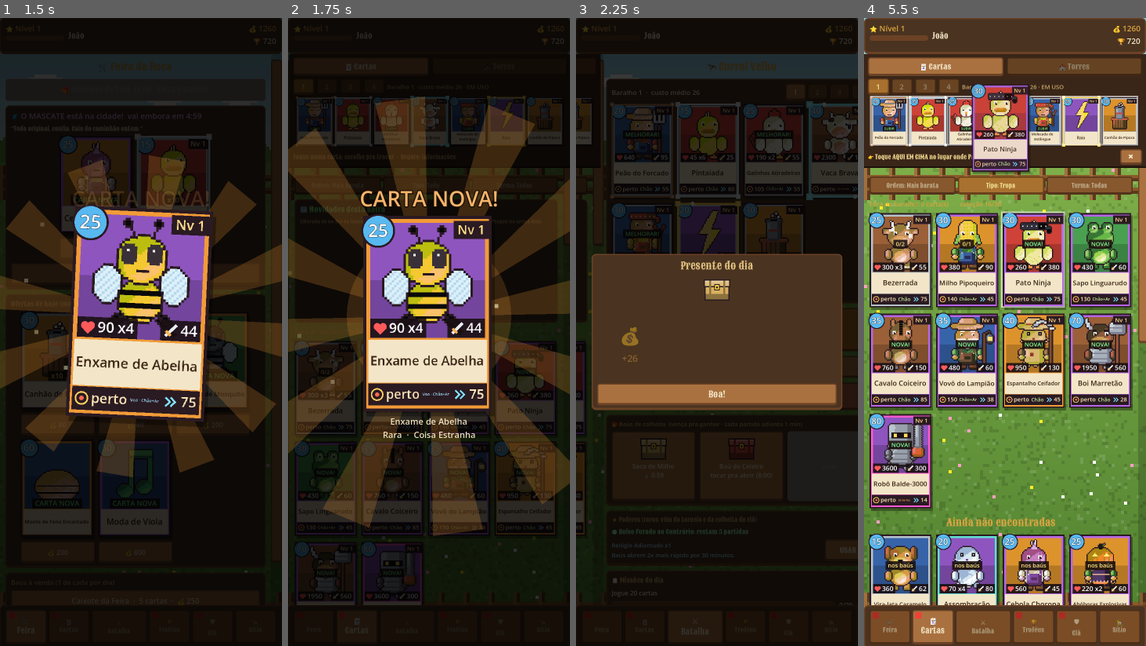
Above: before the commit, frames 1-4 (left to right).
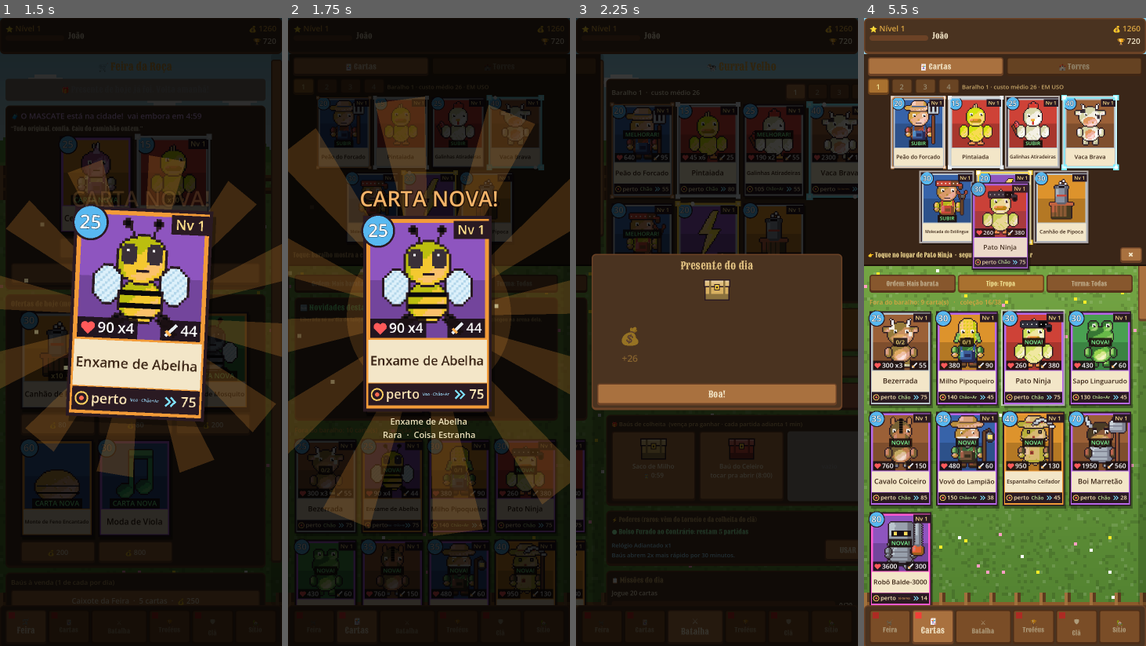
Above: after the commit, the same moments.

Repository: Generadevde/farmarena
Game: Godot game, scene res://ci/shot.tscn
The game is run twice, just before and just after one commit, with the same random seed, the same clock (stepped at 60 frames per second) and the same inputs. This scene is started directly instead of the project's main scene. The engine's default icon, where the game draws it, is replaced by a stand-in: a white triangle on a blue panel in a dark square.
Inputs:
- Up to frame 1 (1.5 s): click "1" at 0.5 s; click "🎁 Presente do dia -- PEGAR!" at 1.25 s
- Up to frame 2 (1.75 s): no input
- Up to frame 3 (2.25 s): click "Ordem: Mais barata" at 2 s
- Up to frame 4 (5.5 s): click "1" at 2.75 s; click "200 pts Saco de Milho" at 3.5 s; click "🎬 Replays salvos" at 4.25 s; click "Tipo: Tudo" at 5 s

Frame 1 is identical in both runs. In frame 2, 13% of the frame differs, in the area x 1-98%, y 12-94%; in frame 3, 1.3%; in frame 4, 65%, in the area x 0-100%, y 10-94%.

Commit message:
Baralho maior na doca, toque no baralho abre informações, comparar duas cartas, prêmio pendente aparece na hora
- Doca com as cartas do baralho maiores, em duas linhas.
- Tocar numa carta do baralho abre as informações direto.
- Com uma carta escolhida, segurar outra compara as duas lado a lado.
- Prêmio que ficava esperando até a próxima partida agora aparece ao fechar a janela.

Co-Authored-By: Claude Fable 5.2 <noreply@anthropic.com>
Claude-Session: https://claude.ai/code/session_01F2c9wwKpd4XWAaAeM55Dzi

Diff:
--- a/Scripts/hub.gd
+++ b/Scripts/hub.gd
@@ -227,6 +227,8 @@
 			if is_instance_valid(pair[0]):
 				pair[0].text = pair[1].call()
 		_check_chest_ready()
+		if !Progresso.d["pending"].is_empty():
+			_show_pending()
 	_clan_timer += delta
 	if _clan_timer >= 5.0:
 		_clan_timer = 0.0
@@ -817,27 +819,29 @@
 			var ub = _button("Usar este", _pick_active_deck.bind(_deck_slot), 15)
 			ub.custom_minimum_size.y = 42
 			head.add_child(ub)
-		var row = HBoxContainer.new()
-		row.alignment = BoxContainer.ALIGNMENT_CENTER
-		row.add_theme_constant_override("separation", 4)
-		col.add_child(row)
 		var deck = Progresso.deck_cards(_deck_slot)
+		var row: HBoxContainer = null
 		for i in deck.size():
-			var cv = CardView.make(deck[i], 94)
+			if i % 4 == 0:
+				row = HBoxContainer.new()
+				row.alignment = BoxContainer.ALIGNMENT_CENTER
+				row.add_theme_constant_override("separation", 8)
+				col.add_child(row)
+			var cv = CardView.make(deck[i], 138)
 			if Progresso.can_upgrade(deck[i]):
 				cv.badge = "SUBIR"
 				cv.badge_color = Color(0.5, 1, 0.6)
 			cv.set_selected(_pending_card != null or _pending_index == i)
 			cv.tapped.connect(_on_deck_slot_tapped.bind(i))
-			cv.held.connect(_show_card_popup.bind(i))
+			cv.held.connect(_on_card_held.bind(i))
 			row.add_child(cv)
 			_drop_targets.append([cv, i])
 		var hint_row = HBoxContainer.new()
 		col.add_child(hint_row)
-		var hint = "Toque numa carta: escolhe pra trocar  ·  Segure: informações"
+		var hint = "Toque: baralho mostra a carta, coleção escolhe  ·  Segure: informações"
 		var active = false
 		if _pending_card != null:
-			hint = "👉 Toque AQUI EM CIMA no lugar onde %s entra" % _pending_card.card_name
+			hint = "👉 Toque no lugar de %s  ·  segure outra pra comparar" % _pending_card.card_name
 			active = true
 		elif _pending_index != -1 and _pending_index < deck.size():
 			hint = "👉 Toque na carta da coleção que entra no lugar de %s" % deck[_pending_index].card_name
@@ -1028,7 +1032,7 @@
 	else:
 		# toque = escolhe pra trocar (o baralho está sempre em cima); segurar = informações
 		v.tapped.connect(_on_collection_tapped)
-		v.held.connect(_show_card_popup)
+		v.held.connect(_on_card_held)
 		_col_views[c] = v
 	return v
 
@@ -1122,13 +1126,11 @@
 		_cancel_placing()
 		_queue_refresh()
 		return
-	if _pending_index == index:
+	if _pending_index != -1:
 		_clear_selection()
 		return
-	# toque numa carta do baralho = escolhe ELA pra sair; depois toque na que entra
-	_pending_index = index
-	Sfx.play("carta")
-	_refresh_selection()
+	# toque numa carta do baralho = informações na hora (lá tem Evoluir e Trocar)
+	_show_card_popup(_card, index)
 
 
 func _on_collection_tapped(card: CardData):
@@ -1180,7 +1182,11 @@
 func _close(v: Node):
 	var overlay = v.get_meta("overlay")
 	if is_instance_valid(overlay):
+		overlay.remove_from_group("hub_popup")
 		overlay.queue_free()
+	# fechou uma janela: se ficou prêmio esperando (ex.: subiu de nível ao
+	# evoluir uma carta), mostra agora -- antes só aparecia depois da próxima partida
+	_show_pending.call_deferred()
 
 
 const ABILITY_HELP = {
@@ -1482,6 +1488,126 @@
 	var back_b = _button("Voltar", _close.bind(v), 20)
 	back_b.size_flags_horizontal = Control.SIZE_EXPAND_FILL
 	btn_row.add_child(back_b)
+
+
+## segurar uma carta: informações. Se já tem OUTRA carta escolhida, compara as duas.
+func _on_card_held(card: CardData, deck_index: int = -1):
+	var other: CardData = _pending_card
+	if other == null and _pending_index != -1:
+		var deck = Progresso.deck_cards(_deck_slot)
+		if _pending_index < deck.size():
+			other = deck[_pending_index]
+	if other != null and other != card:
+		_show_compare(other, card)
+	else:
+		_show_card_popup(card, deck_index)
+
+
+## números de uma carta pra comparação: nome -> [texto, valor (ou null), maior é melhor?]
+func _compare_values(c: CardData) -> Dictionary:
+	var lv = Progresso.level(c)
+	var mult = PlayerProfile.compute_stat_multiplier(lv)
+	var out: Dictionary = {}
+	out["Custo"] = [str(c.cost), float(c.cost), false]
+	out["Nível"] = [str(lv) if Progresso.is_owned(c) else "não tem", float(lv), true]
+	out["Raridade"] = [Catalogo.RARITY_NAMES[Catalogo.rarity_of(c)], float(Catalogo.rarity_of(c)), true]
+	if c.is_spell():
+		var sp: SpellData = c.spell_data
+		out["Tipo"] = ["Feitiço", null, true]
+		if sp.damage > 0:
+			out["Dano"] = [str(int(round(sp.damage * mult))), sp.damage * mult, true]
+		if sp.heal_amount > 0:
+			out["Cura"] = [str(int(round(sp.heal_amount * mult))), sp.heal_amount * mult, true]
+		if sp.shield_amount > 0:
+			out["Escudo"] = [str(int(round(sp.shield_amount * mult))), sp.shield_amount * mult, true]
+		out["Raio"] = [str(int(sp.radius)), sp.radius, true]
+		if sp.duration > 0:
+			out["Duração"] = ["%.1fs" % sp.duration, sp.duration, true]
+	else:
+		var st: UnitData = DeckBuilder.get_unit_stats(c)
+		if st != null:
+			var kind = "Terrestre"
+			if st.unit_type == UnitData.UnitType.AIR:
+				kind = "Voador"
+			elif st.unit_type == UnitData.UnitType.BUILDING:
+				kind = "Construção"
+			out["Tipo"] = [kind, null, true]
+			out["Vida"] = [str(int(round(st.hp * mult))) + (" x%d" % st.unit_count if st.unit_count > 1 else ""), st.hp * mult * st.unit_count, true]
+			if st.damage > 0:
+				out["Dano"] = [str(int(round(st.damage * mult))), st.damage * mult, true]
+				if st.attack_speed > 0:
+					var dps = st.damage * mult / st.attack_speed * st.unit_count
+					out["Dano por segundo"] = [str(int(round(dps))), dps, true]
+					out["Vel. de ataque"] = ["%.1fs" % st.attack_speed, st.attack_speed, false]
+				out["Alcance"] = [str(int(st.attack_range)) if st.is_ranged else "Corpo a corpo", st.attack_range if st.is_ranged else 0.0, true]
+			if st.move_speed > 0:
+				out["Velocidade"] = ["%s (%d)" % [_speed_name(st.move_speed), int(st.move_speed)], st.move_speed, true]
+			var targets = "Chão"
+			match st.target_type:
+				UnitData.TargetType.BUILDING:
+					targets = "Só torres"
+				UnitData.TargetType.ALL:
+					targets = "Chão e ar"
+				UnitData.TargetType.AIR:
+					targets = "Só ar"
+			out["Alvos"] = [targets if st.damage > 0 else "-", null, true]
+	var skills = Catalogo.abilities(c)
+	out["Habilidades"] = [", ".join(skills) if !skills.is_empty() else "nenhuma", null, true]
+	return out
+
+
+func _show_compare(a: CardData, b: CardData):
+	var v = _popup(680)
+	v.add_child(_title("⚖ Comparar"))
+	var top = HBoxContainer.new()
+	top.alignment = BoxContainer.ALIGNMENT_CENTER
+	top.add_theme_constant_override("separation", 40)
+	v.add_child(top)
+	for c in [a, b]:
+		var cv = CardView.make(c, 210, true)
+		cv.locked = false
+		cv.show_level = Progresso.is_owned(c)
+		cv.tapped.connect(_show_card_popup)
+		top.add_child(cv)
+	var va = _compare_values(a)
+	var vb = _compare_values(b)
+	var order = ["Custo", "Nível", "Raridade", "Tipo", "Vida", "Dano", "Dano por segundo", "Vel. de ataque", "Alcance", "Velocidade", "Alvos", "Cura", "Escudo", "Raio", "Duração", "Habilidades"]
+	var table = GridContainer.new()
+	table.columns = 3
+	table.add_theme_constant_override("h_separation", 8)
+	table.add_theme_constant_override("v_separation", 4)
+	table.size_flags_horizontal = Control.SIZE_SHRINK_CENTER
+	v.add_child(table)
+	var green = Color(0.5, 1.0, 0.55)
+	for key in order:
+		if !va.has(key) and !vb.has(key):
+			continue
+		var ea: Array = va.get(key, ["-", null, true])
+		var eb: Array = vb.get(key, ["-", null, true])
+		var col_a = ThemeBuilder.COLOR_CREAM
+		var col_b = ThemeBuilder.COLOR_CREAM
+		if ea[1] != null and eb[1] != null and !is_equal_approx(float(ea[1]), float(eb[1])) and key != "Nível" and key != "Raridade":
+			var a_better = (float(ea[1]) > float(eb[1])) == bool(ea[2])
+			if a_better:
+				col_a = green
+			else:
+				col_b = green
+		var la = _wrap(str(ea[0]), 17, col_a)
+		la.custom_minimum_size.x = 230
+		la.horizontal_alignment = HORIZONTAL_ALIGNMENT_RIGHT
+		la.add_theme_font_override("font", ThemeDB.fallback_font)
+		table.add_child(la)
+		var lk = _label(key, 13, ThemeBuilder.COLOR_STAT_LABEL)
+		lk.custom_minimum_size.x = 150
+		lk.horizontal_alignment = HORIZONTAL_ALIGNMENT_CENTER
+		lk.add_theme_font_override("font", ThemeDB.fallback_font)
+		table.add_child(lk)
+		var lb = _wrap(str(eb[0]), 17, col_b)
+		lb.custom_minimum_size.x = 230
+		lb.add_theme_font_override("font", ThemeDB.fallback_font)
+		table.add_child(lb)
+	v.add_child(_label("Em verde: o melhor número de cada linha.", 13, ThemeBuilder.COLOR_STAT_LABEL))
+	v.add_child(_button("Voltar", _close.bind(v), 20))
 
 
 func _begin_swap(index: int, popup_box: Node):
--- a/ci/shot.gd
+++ b/ci/shot.gd
@@ -175,6 +175,11 @@
 	await get_tree().create_timer(0.4).timeout
 	await _shot("doca")
 	hub._clear_selection()
+	hub._show_compare(Catalogo.card("vaca_brava"), Catalogo.card("molecada"))
+	await get_tree().create_timer(0.4).timeout
+	await _shot("comparar")
+	for n in get_tree().get_nodes_in_group("hub_popup"):
+		n.queue_free()
 	for n in get_tree().get_nodes_in_group("hub_popup"):
 		n.queue_free()
 	hub._show_safra()
